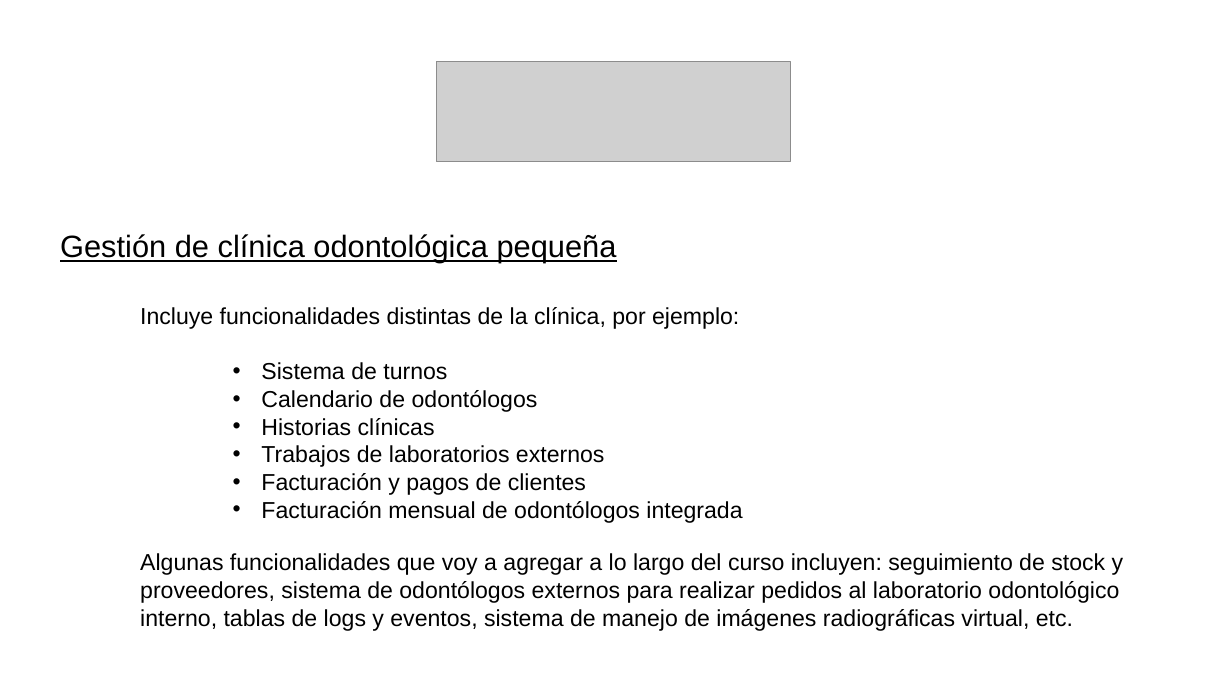
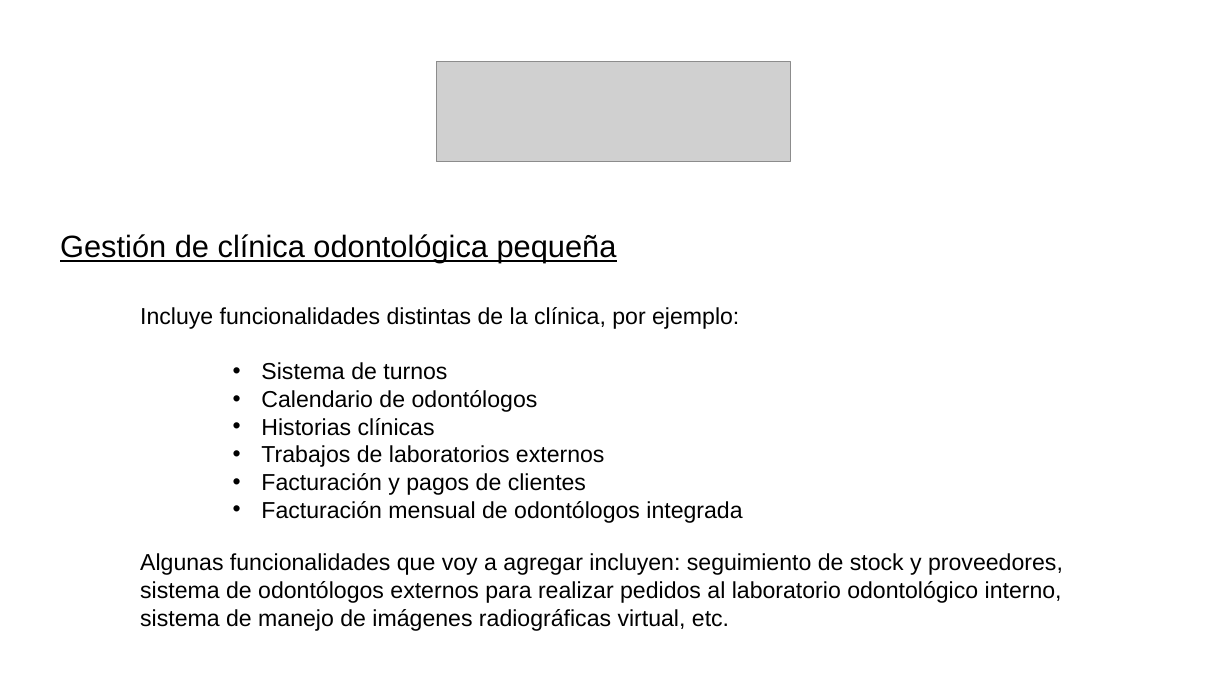
Before and after one commit to lbenav90/fymdentalSQL, a slide deck: slide 3 of benavidesSQL2.pptx. Drawn at 1232x693 pixels with LibreOffice and Linux fonts; fonts in the diff are those of the drawing; grey boxes stand for pictures. Boxes give left, top, right and bottom in pixels: in the first picture for what was removed or moved away, otherwise in the second. Text is boxed around its words. In the diff, an @@ line names an element or a change of style, - is before the commit and + after.

```diff
--- a/benavidesSQL2.pptx
+++ b/benavidesSQL2.pptx
@@ text at <box>140,553,1063,631</box>: text changed @@
-Algunas funcionalidades que voy a agregar a lo largo del curso incluyen: seguimiento de stock y proveedores, sistema de odontólogos externos para realizar pedidos al laboratorio odontológico interno, tablas de logs y eventos, sistema de manejo de imágenes radiográficas virtual, etc.
+Algunas funcionalidades que voy a agregar incluyen: seguimiento de stock y proveedores, sistema de odontólogos externos para realizar pedidos al laboratorio odontológico interno, sistema de manejo de imágenes radiográficas virtual, etc.
```
Also in this commit, not shown: 2 other slides changed, 6 slides added.
